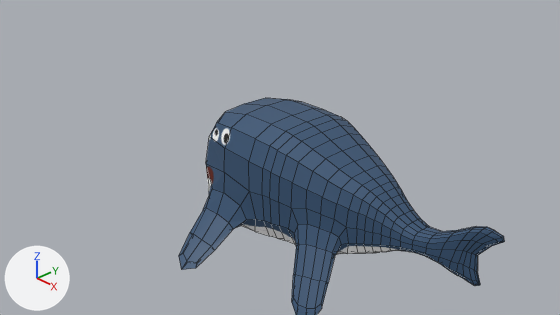
A saved change to the Blender file blender/beam.blend.
The view is the same before and after, from the file's camera 'Camera'. The lights are fixed; the arrows at lower left show +X, +Y and +Z. The picture after the commit comes second. Mesh edges are drawn as thin lines.
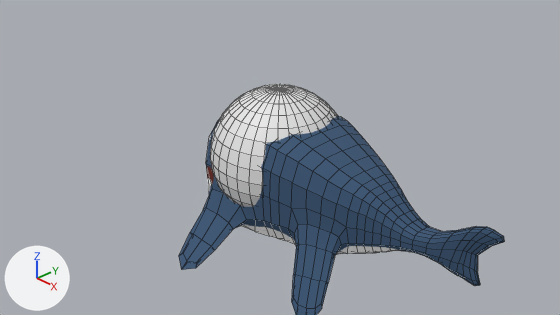
Boxes (x1, y1, x2, y2) around the edits, measured in the pictures (560 x 315 px):
'Sphere', shown
    after: (210, 84, 337, 207)

The change, as a diff of the scene's bpy script:
```diff
--- a/blender/beam.blend.py
+++ b/blender/beam.blend.py
@@ me_sphere @@
 # used by ob_sphere; location = (-0.006, 0.551, -0.016); scale = (1.42, 1.42, 1.42)
-me_sphere.from_pydata(...)  # 482 vertices, 512 faces; spans x -1.0..1.0, y -2.94..1.98, z -0.94..1.07
+me_sphere.from_pydata(...)  # 482 vertices, 512 faces; spans x -1.0..1.0, y -1.0..1.0, z -1.0..1.0
+# me_sphere part 1: 482 vertices removed from x -1.0..1.0, y -2.94..1.98, z -0.94..1.07; 482 vertices added at x -1.0..1.0, y -1.0..1.0, z -1.0..1.0, forming a UV sphere (32 segments, 16 rings, poles along z)
@@ ob_sphere @@
 ob_sphere = bpy.data.objects.new('Sphere', me_sphere)
-ob_sphere.location = (-0.006, 0.551, -0.016)
-ob_sphere.scale = (1.42, 1.42, 1.42)
-ob_sphere.hide_set(True)
+ob_sphere.location = (0.0, 0.0, 0.0)
```
